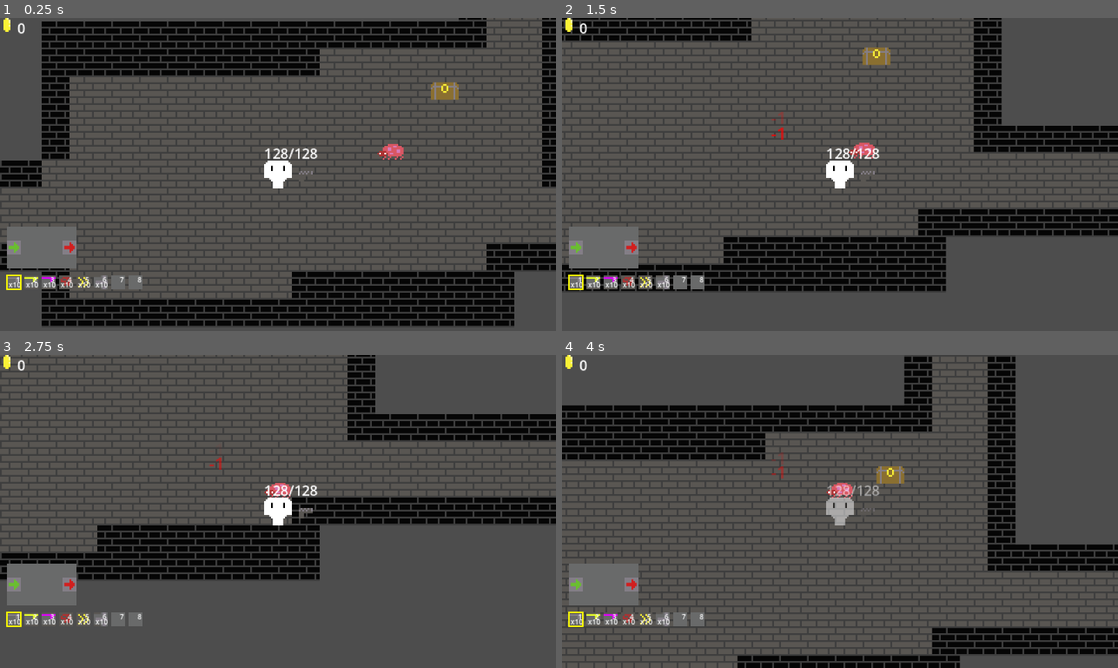
Above: before the commit, frames 1-4 (two rows, left to right).
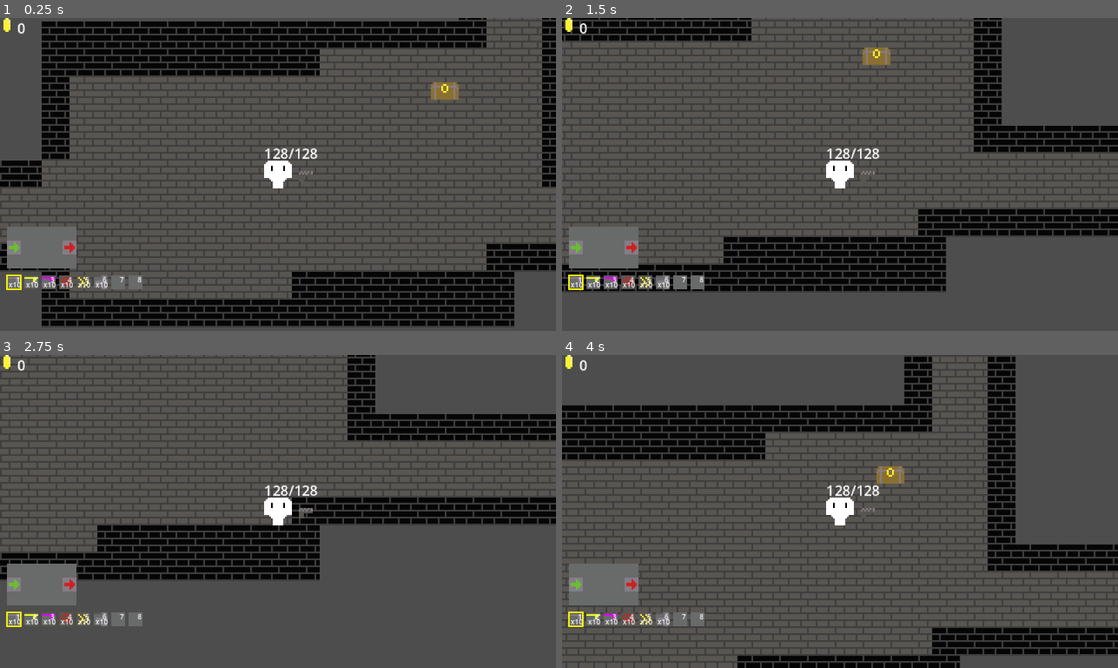
Above: after the commit, the same moments.

Repository: Kimbix/gun-factory-game
Game: Godot game, scene res://main.tscn
Same seed, same stepped clock (60 frames per second), same inputs: the game is played once before the commit and once after it.
Inputs (mouse positions are in pixels of both pictures, inside the frame that each line leads up to):
- Up to frame 1 (0.25 s): no input
- Up to frame 2 (1.5 s): tap Enter at 0.5 s; move the mouse to (962, 158) at 0.52 s; press the mouse at (962, 158) at 0.53 s; hold D (move_right) 0.53-1.28 s; move the mouse to (728, 190) at 1.27 s; release the mouse at (728, 190) at 1.28 s; hold S (move_down) from 1.28 s (still down); click (728, 190) at 1.35 s
- Up to frame 3 (2.75 s): move the mouse to (333, 442) at 2.02 s; release S (move_down) at 2.03 s; hold D (move_right) from 2.03 s (still down); hold E (interact) from 2.03 s (still down); click (333, 442) at 2.3 s
- Up to frame 4 (4 s): move the mouse to (812, 574) at 2.77 s; release D (move_right) at 2.78 s; release E (interact) at 2.78 s; hold W (move_up) 2.78-3.53 s; tap 1 at 2.85 s; click (812, 574) at 3.05 s; move the mouse to (1006, 558) at 3.52 s; press the mouse at (1006, 558) at 3.53 s; hold A (move_left) from 3.53 s (still down); tap 2 at 3.6 s

The runs differ from the first frame. In frame 1, 0.2% of the frame differs, in the area x 67-73%, y 40-46%; in frame 2, 0.2%; in frame 3, 0.2%; in frame 4, 0.6%, in the area x 37-58%, y 31-55%.

Commit message:
add ShootEnemy – ranged enemy that fires at player with keep-away movement

Diff:
--- a/assets/rooms/room_1.tscn
+++ b/assets/rooms/room_1.tscn
@@ -4,7 +4,6 @@
 [ext_resource type="TileSet" uid="uid://bakby8fee5i1o" path="res://assets/terrain/terrain_tileset.tres" id="2_is5ow"]
 [ext_resource type="PackedScene" uid="uid://c1kky74w3bq7x" path="res://chest.tscn" id="3_pxa42"]
 [ext_resource type="Resource" uid="uid://dmk4wvxx8aurd" path="res://assets/loot/chest_loot.tres" id="4_33g14"]
-[ext_resource type="PackedScene" uid="uid://b2w52twuygrpi" path="res://chase_enemy.tscn" id="5_33g14"]
 
 [node name="Room" type="Node2D" unique_id=650232048]
 script = ExtResource("1_4ikea")
@@ -26,6 +25,3 @@
 [node name="Chest" parent="." unique_id=1648900392 instance=ExtResource("3_pxa42")]
 position = Vector2(40, 40)
 loot_table = ExtResource("4_33g14")
-
-[node name="ChaseEnemy" parent="." unique_id=755604285 instance=ExtResource("5_33g14")]
-position = Vector2(56, 72)
--- /dev/null
+++ b/scripts/enemies/enemy_projectile.gd
@@ -0,0 +1,40 @@
+class_name EnemyProjectile
+extends Area2D
+
+@export var speed: float = 120.0
+@export var lifetime: float = 3.0
+@export var damage: float = 1.0
+
+var _direction: Vector2
+var _timer: float = 0.0
+
+
+func _ready() -> void:
+	var sprite := Sprite2D.new()
+	sprite.texture = load("res://assets/projectiles/spr_shootEnemyProjectile.png")
+	add_child(sprite)
+	var shape := CollisionShape2D.new()
+	shape.shape = RectangleShape2D.new()
+	shape.shape.size = Vector2(6, 6)
+	add_child(shape)
+	collision_layer = 0
+	collision_mask = 1
+	body_entered.connect(_on_hit)
+
+
+func setup(dir: Vector2) -> void:
+	_direction = dir.normalized()
+	rotation = _direction.angle()
+
+
+func _process(delta: float) -> void:
+	position += _direction * speed * delta
+	_timer += delta
+	if _timer >= lifetime:
+		queue_free()
+
+
+func _on_hit(body: Node) -> void:
+	if body.has_method(&"take_damage"):
+		body.take_damage(damage)
+	queue_free()
--- /dev/null
+++ b/scripts/enemies/shoot_enemy.gd
@@ -0,0 +1,91 @@
+class_name ShootEnemy
+extends CharacterBody2D
+
+@export var health: float = 2.0
+@export var speed: float = 30.0
+@export var shoot_range: float = 200.0
+@export var shoot_cooldown: float = 2.0
+@export var projectile_speed: float = 120.0
+@export var projectile_damage: float = 1.0
+@export var coin_drop_min: int = 1
+@export var coin_drop_max: int = 3
+
+var _player: Node2D
+var _hit_flash_timer: float = 0.0
+var _shoot_timer: float = 0.0
+
+const COIN_PICKUP := preload("res://coin_pickup.tscn")
+
+
+func _ready() -> void:
+	for child in get_tree().root.get_children():
+		_find_player(child)
+
+
+func _find_player(node: Node) -> bool:
+	if node is Player:
+		_player = node
+		return true
+	for child in node.get_children():
+		if _find_player(child):
+			return true
+	return false
+
+
+func _physics_process(delta: float) -> void:
+	if _hit_flash_timer > 0.0:
+		_hit_flash_timer -= delta
+		modulate = Color.WHITE.lerp(Color.RED, _hit_flash_timer / 0.15)
+	elif modulate != Color.WHITE:
+		modulate = Color.WHITE
+
+	if _player == null:
+		return
+
+	var dir := (_player.global_position - global_position)
+	var dist := dir.length()
+	_shoot_timer -= delta
+
+	if dist > shoot_range:
+		velocity = dir.normalized() * speed
+	elif dist < shoot_range * 0.4:
+		velocity = -dir.normalized() * speed * 0.5
+	else:
+		velocity = Vector2.ZERO
+
+	move_and_slide()
+
+	if _shoot_timer <= 0.0 and dist <= shoot_range:
+		_shoot_timer = shoot_cooldown
+		_fire(dir.normalized())
+
+
+func _fire(dir: Vector2) -> void:
+	var proj := EnemyProjectile.new()
+	proj.setup(dir)
+	var world := get_tree().current_scene
+	world.add_child(proj)
+	proj.global_position = global_position
+
+
+func hit(stats: Dictionary) -> void:
+	var damage: float = stats.get("damage", 1.0) + stats.get("damage_bonus", 0.0)
+	health -= damage
+	_hit_flash_timer = 0.15
+	if health <= 0.0:
+		_die()
+
+
+func _die() -> void:
+	call_deferred(&"_spawn_coins_and_free")
+
+
+func _spawn_coins_and_free() -> void:
+	var parent := get_parent()
+	if parent == null:
+		return
+	for i in randi_range(coin_drop_min, coin_drop_max):
+		var coin := COIN_PICKUP.instantiate()
+		coin.position = position + Vector2(randi_range(-8, 8), randi_range(-8, 8))
+		parent.add_child(coin)
+	queue_free()
--- /dev/null
+++ b/shoot_enemy.tscn
@@ -0,0 +1,18 @@
+[gd_scene format=3]
+
+[ext_resource type="Texture2D" path="res://assets/entities/spr_shootEnemy.png" id="1"]
+[ext_resource type="Script" path="res://scripts/enemies/shoot_enemy.gd" id="2"]
+
+[sub_resource type="RectangleShape2D" id="RectShape"]
+size = Vector2(16, 16)
+
+[node name="ShootEnemy" type="CharacterBody2D"]
+collision_layer = 2
+collision_mask = 1
+script = ExtResource("2")
+
+[node name="Sprite2D" type="Sprite2D" parent="."]
+texture = ExtResource("1")
+
+[node name="CollisionShape2D" type="CollisionShape2D" parent="."]
+shape = SubResource("RectShape")
Binary file added: assets/entities/spr_shootEnemy.png
Not shown, added: assets/entities/spr_shootEnemy.png.import
Binary file added: assets/projectiles/spr_shootEnemyProjectile.png
Not shown, added: assets/projectiles/spr_shootEnemyProjectile.png.import
